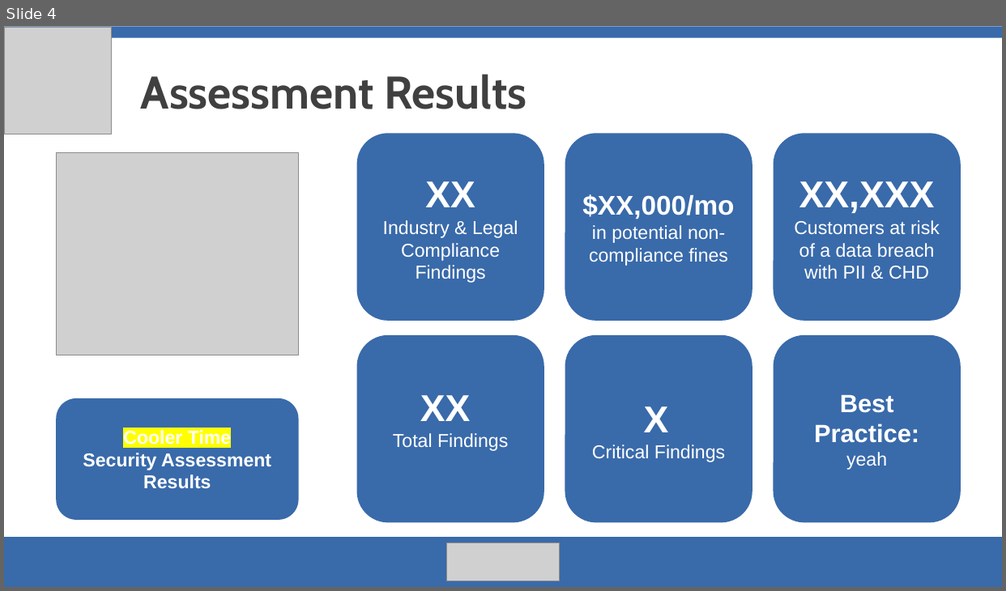
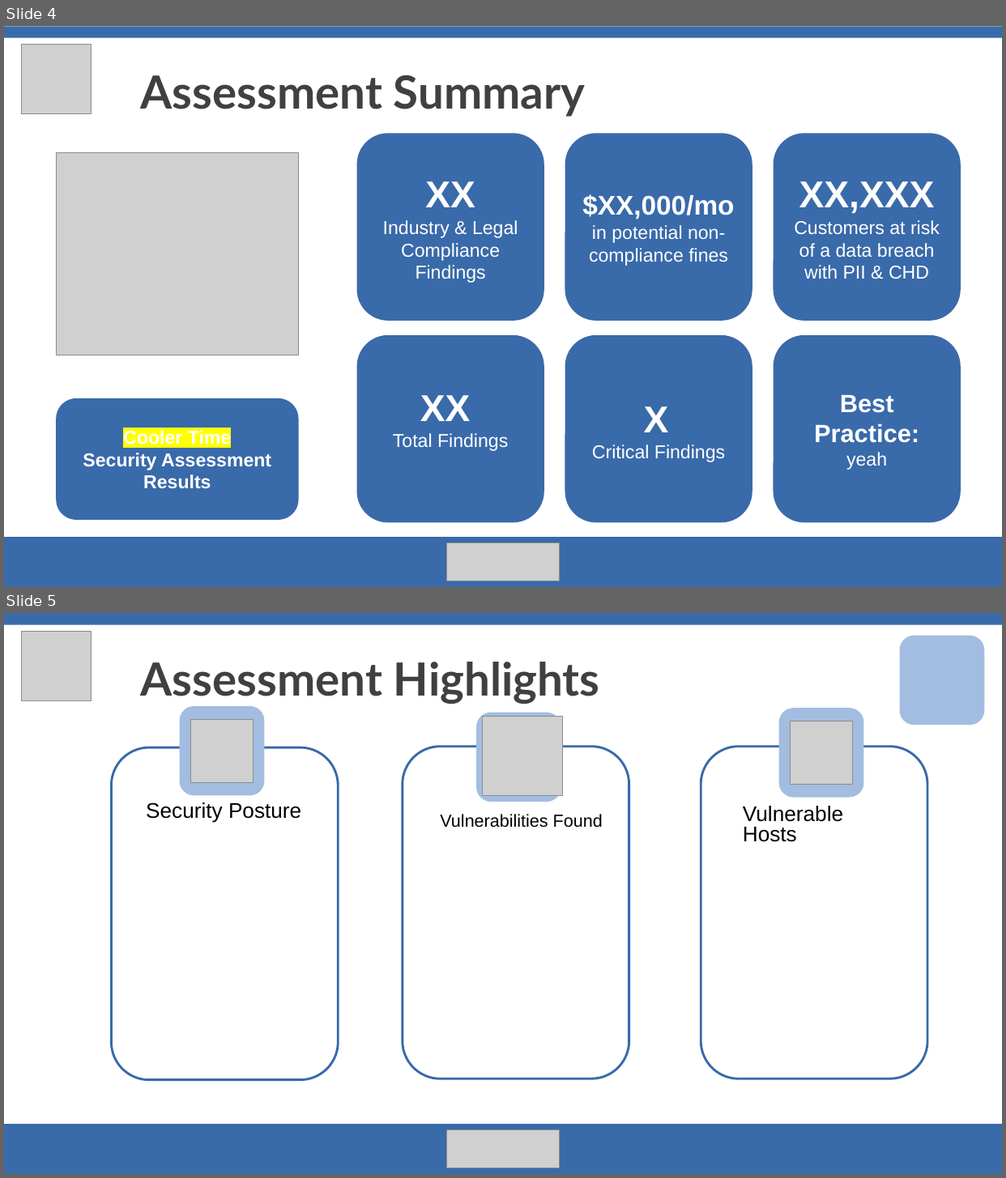
Before and after one commit to deryavuz1/UTSA_CPTC_Team, a slide deck: report/APT-UTSA-Presentation.pptx. Shown one above the other, each under a label of ours: slide 4 before the commit, slides 4 and 5 after it. The pictures are 1006x591 and 1006x1178 pixels, drawn with LibreOffice and Linux fonts; fonts in the diff are those of the drawing; grey boxes stand for pictures. Boxes give left, top, right and bottom in pixels: in the first picture for what was removed or moved away, otherwise in the second. Text is boxed around its words. In the diff, an @@ line names an element or a change of style, - is before the commit and + after.

```diff
--- a/report/APT-UTSA-Presentation.pptx
+++ b/report/APT-UTSA-Presentation.pptx
@@ slide 5 added at (x1=4, y1=613, x2=1002, y2=1174), background #FFFFFF @@
@@ rectangle added at (x1=4, y1=613, x2=1002, y2=625), fill #396AAA @@
@@ picture added at (x1=21, y1=631, x2=91, y2=701) @@
@@ rounded rectangle added at (x1=900, y1=636, x2=984, y2=725), fill #A2BDE0, outline #A2BDE0 1 pt @@
@@ text added at (x1=141, y1=662, x2=600, y2=704), 44 pt, text #404040, bold @@
+Assessment Highlights
@@ rounded rectangle added at (x1=180, y1=707, x2=264, y2=795), fill #A2BDE0, outline #A2BDE0 1 pt @@
@@ rounded rectangle added at (x1=780, y1=709, x2=863, y2=797), fill #A2BDE0, outline #A2BDE0 1 pt @@
@@ picture added at (x1=190, y1=720, x2=253, y2=783) @@
@@ rounded rectangle added at (x1=477, y1=713, x2=561, y2=801), fill #A2BDE0, outline #A2BDE0 1 pt @@
@@ picture added at (x1=484, y1=717, x2=562, y2=796) @@
@@ picture added at (x1=790, y1=721, x2=853, y2=784) @@
@@ rounded rectangle added at (x1=111, y1=747, x2=338, y2=1080), outline #396AAA 2.25 pt @@
@@ rounded rectangle added at (x1=403, y1=747, x2=629, y2=1079), outline #396AAA 2.25 pt @@
@@ rounded rectangle added at (x1=701, y1=747, x2=928, y2=1079), outline #396AAA 2.25 pt @@
@@ text added at (x1=146, y1=803, x2=301, y2=823), 20.4 pt, text #000000 @@
+Security Posture
@@ text added at (x1=743, y1=806, x2=843, y2=842), 20.4 pt, text #000000 @@
+Vulnerable Hosts
@@ text added at (x1=440, y1=814, x2=603, y2=828), 16.8 pt, text #000000 @@
+Vulnerabilities Found
@@ rectangle added at (x1=4, y1=1124, x2=1002, y2=1174), fill #396AAA @@
@@ picture added at (x1=447, y1=1131, x2=560, y2=1169) @@
@@ slide 4 changed as well @@
@@ picture resized from (x1=4, y1=27, x2=112, y2=135) to (x1=21, y1=44, x2=91, y2=114) @@
@@ text at (x1=141, y1=75, x2=585, y2=117): text changed; font Cabin to Lato @@
-Assessment Results
+Assessment Summary
```
Also in this commit, not shown: 11 other slides changed, 2 other slides added, 1 other file.
